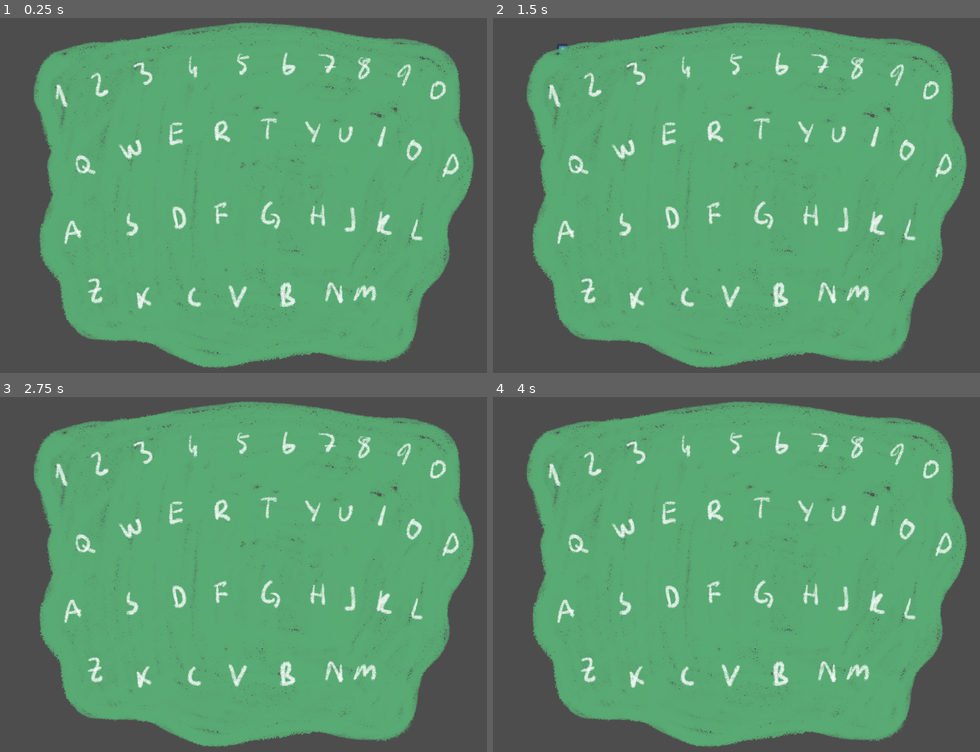
Above: before the commit, frames 1-4 (two rows, left to right).
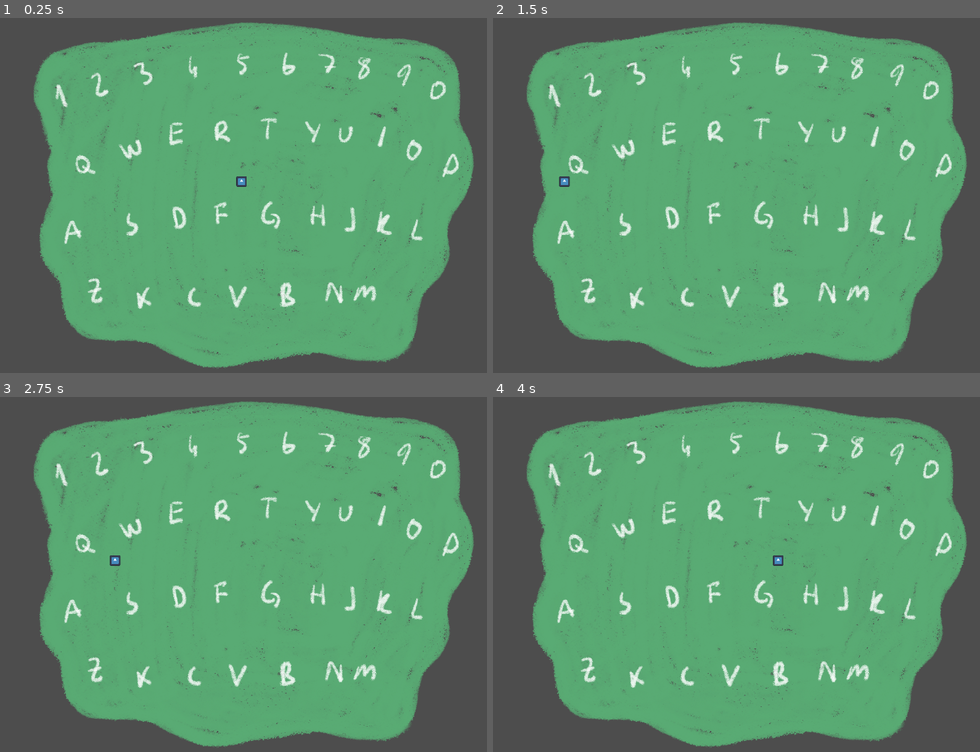
Above: after the commit, the same moments.

Repository: C-RJohnston/KBoard-Pong
Game: Godot game, scene res://MainScene.tscn
Same seed, same stepped clock (60 frames per second), same inputs: the game is played once before the commit and once after it. The engine's default icon, where the game draws it, is replaced by a stand-in: a white triangle on a blue panel in a dark square.
Inputs (mouse positions are in pixels of both pictures, inside the frame that each line leads up to):
- Up to frame 1 (0.25 s): no input
- Up to frame 2 (1.5 s): tap Enter at 0.5 s; move the mouse to (848, 188) at 0.52 s; tap 0 (0) at 0.6 s; click (848, 188) at 0.67 s; tap 1 (1) at 0.8 s; drag from (639, 227) to (712, 287) at 1.27 s
- Up to frame 3 (2.75 s): move the mouse to (292, 499) at 2.02 s; tap 2 (2) at 2.1 s; click (292, 499) at 2.17 s; tap 3 (3) at 2.3 s
- Up to frame 4 (4 s): drag from (712, 666) to (590, 528) at 2.77 s; move the mouse to (887, 645) at 3.52 s; tap 4 (4) at 3.6 s; click (887, 645) at 3.67 s; tap 5 (5) at 3.8 s

The runs differ from the first frame. In frame 1, less than 0.1% of the frame differs, in the area x 22-51%, y 10-48%; in frame 2, less than 0.1%, in the area x 13-16%, y 7-48%; in frame 3, less than 0.1%; in frame 4, less than 0.1%.
Error before the commit: Parse Error: Key "E" was already used in this dictionary (at line 12). (res://DorukZone)

Commit message:
we have lines

Diff:
--- a/DorukZone B-)/make_linesproto.gd
+++ b/DorukZone B-)/make_linesproto.gd
@@ -11,12 +11,39 @@
 	"W": $"Positions/W".position,
 	"E": $"Positions/E".position,
 	"R": $"Positions/R".position,
-	"T": $"Positions/E".position,
-	"Y": $"Positions/E".position,
-	"U": $"Positions/E".position,
-	"E": $"Positions/E".position,
-	"E": $"Positions/E".position,
-	"E": $"Positions/E".position,
+	"T": $"Positions/T".position,
+	"Y": $"Positions/Y".position,
+	"U": $"Positions/U".position,
+	"I": $"Positions/I".position,
+	"O": $"Positions/O".position,
+	"P": $"Positions/P".position,
+	"A": $"Positions/A".position,
+	"S": $"Positions/S".position,
+	"D": $"Positions/D".position,
+	"F": $"Positions/F".position,
+	"G": $"Positions/G".position,
+	"H": $"Positions/H".position,
+	"J": $"Positions/J".position,
+	"K": $"Positions/K".position,
+	"L": $"Positions/L".position,
+	"Z": $"Positions/Z".position,
+	"X": $"Positions/X".position,
+	"C": $"Positions/C".position,
+	"V": $"Positions/V".position,
+	"B": $"Positions/B".position,
+	"N": $"Positions/N".position,
+	"M": $"Positions/M".position,
+	"1": $"Positions/1".position,
+	"2": $"Positions/2".position,
+	"3": $"Positions/3".position,
+	"4": $"Positions/4".position,
+	"5": $"Positions/5".position,
+	"6": $"Positions/6".position,
+	"7": $"Positions/7".position,
+	"8": $"Positions/8".position,
+	"9": $"Positions/9".position,
+	"0": $"Positions/0".position
+
 
 }
 
--- a/MainScene.tscn
+++ b/MainScene.tscn
@@ -16,7 +16,8 @@
 [node name="Game" type="Node2D"]
 
 [node name="Ball" parent="." instance=ExtResource("1_4cffp")]
-position = Vector2(457, 118)
+z_index = 5
+position = Vector2(837, 520)
 
 [node name="Sounds" parent="." instance=ExtResource("3_ggpmk")]
 
